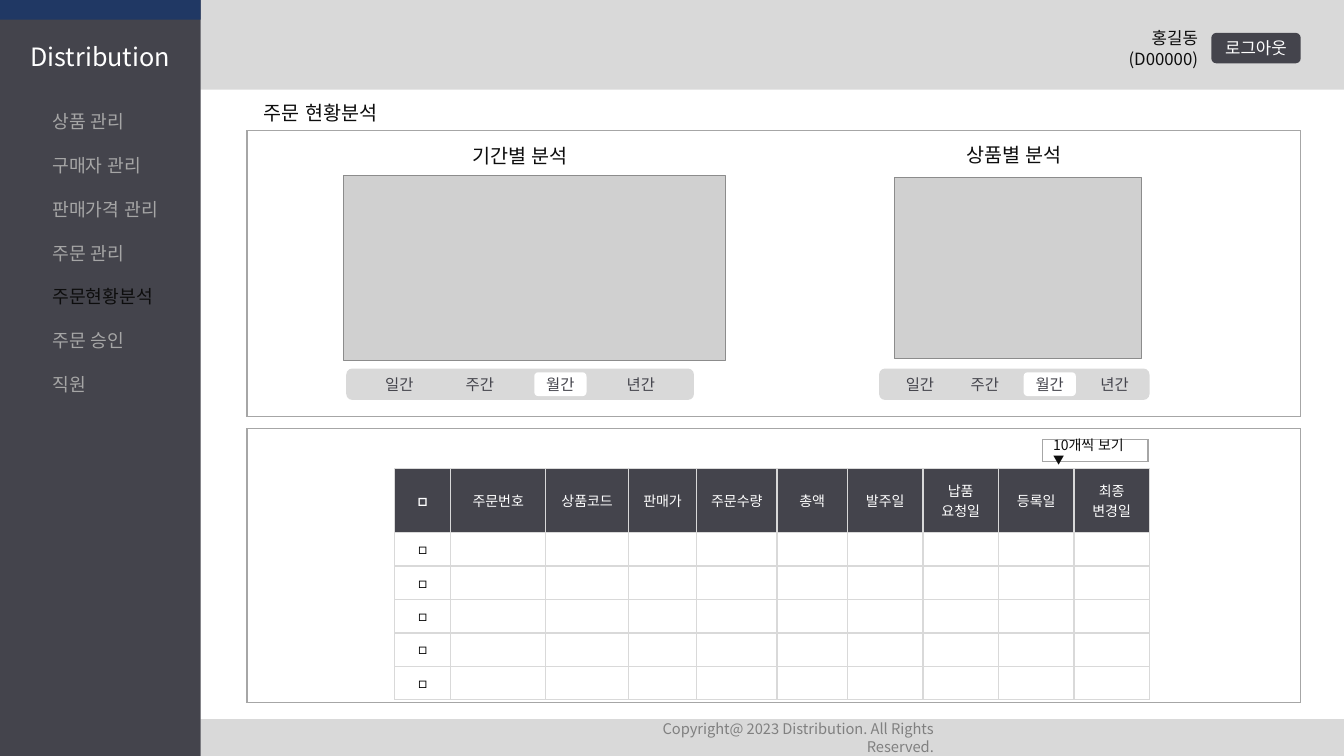
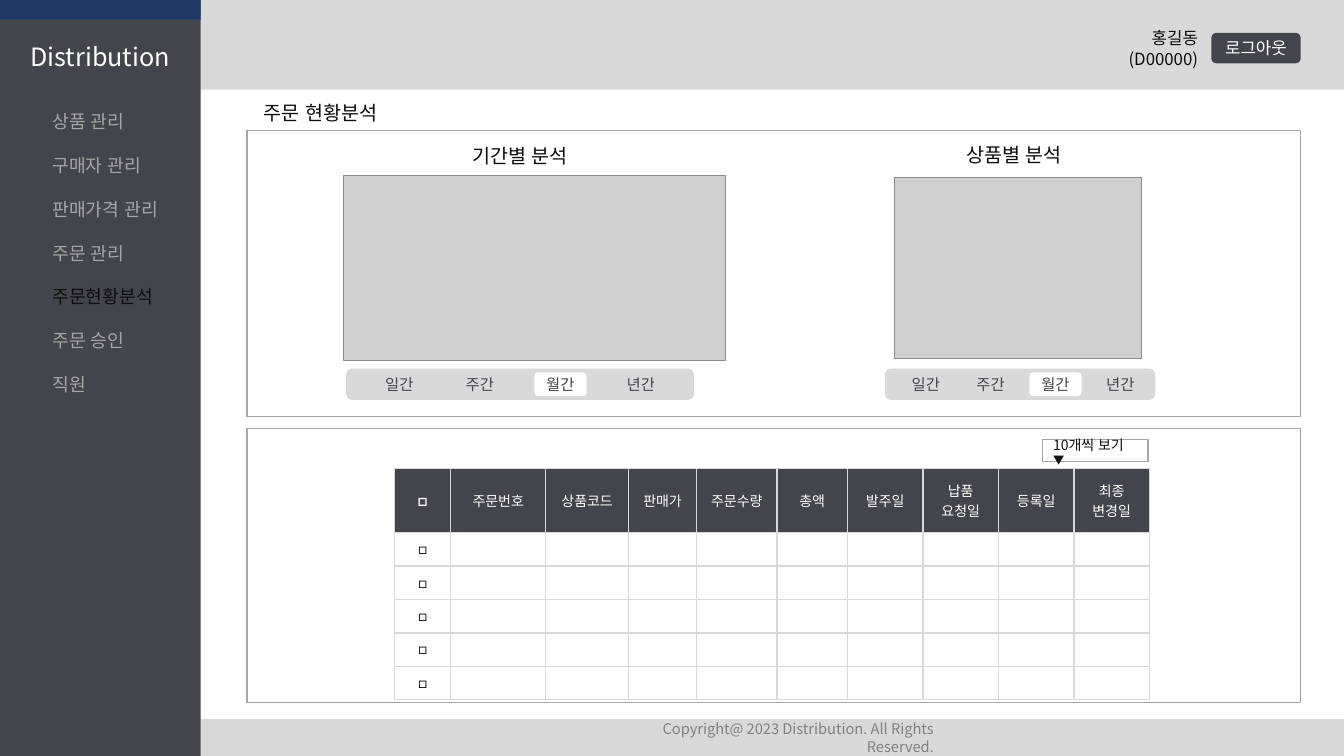
Before and after one commit to Peh9397/Distribution, a slide deck: slide 27 of Distribution.pptx (slide 17 before the commit). Drawn at 1344x756 pixels with LibreOffice and Linux fonts; fonts in the diff are those of the drawing; grey boxes stand for pictures. Boxes give left, top, right and bottom in pixels: in the first picture for what was removed or moved away, otherwise in the second. Text is boxed around its words. In the diff, an @@ line names an element or a change of style, - is before the commit and + after.

```diff
--- a/Distribution.pptx
+++ b/Distribution.pptx
@@ 5 rounded rectangles: place and size @@
-5 rounded rectangles at [879,369,1149,400]
+5 rounded rectangles at [885,369,1155,400]
```
Also in this commit, not shown: 23 other slides changed, 1 slide added.
